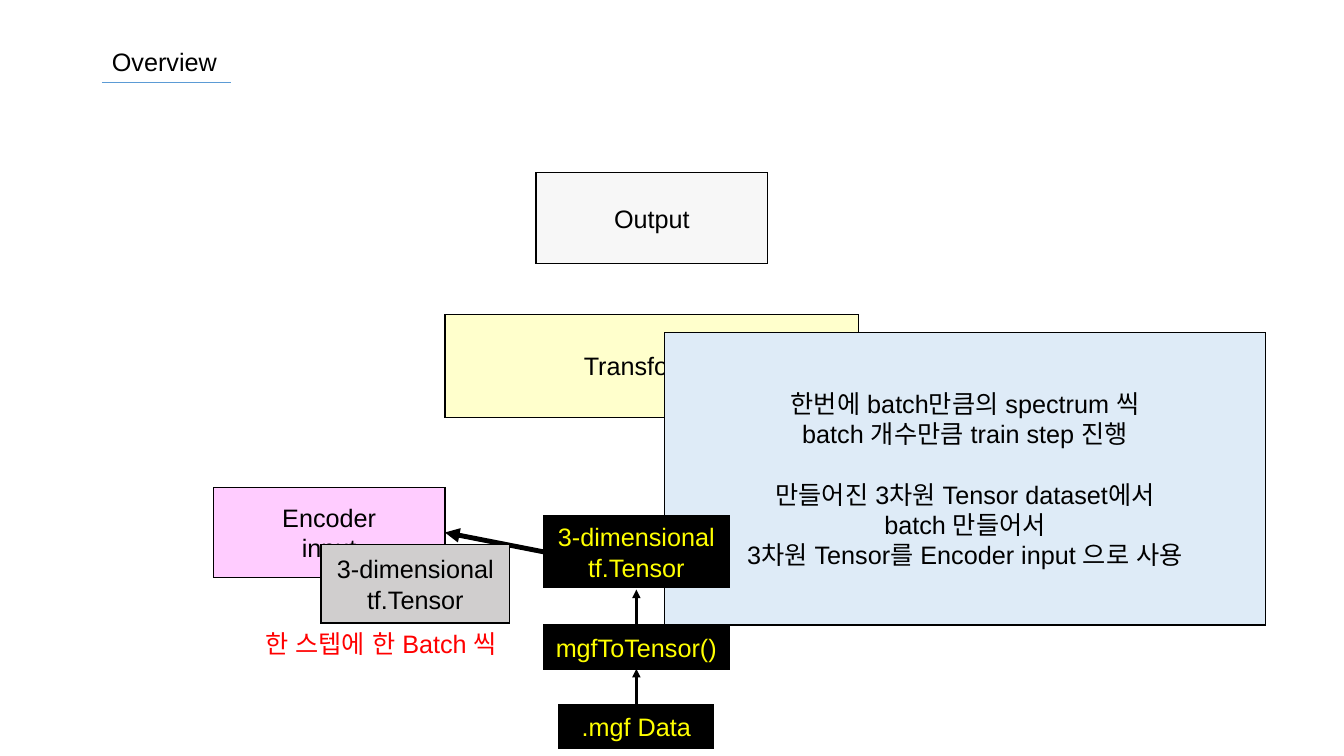
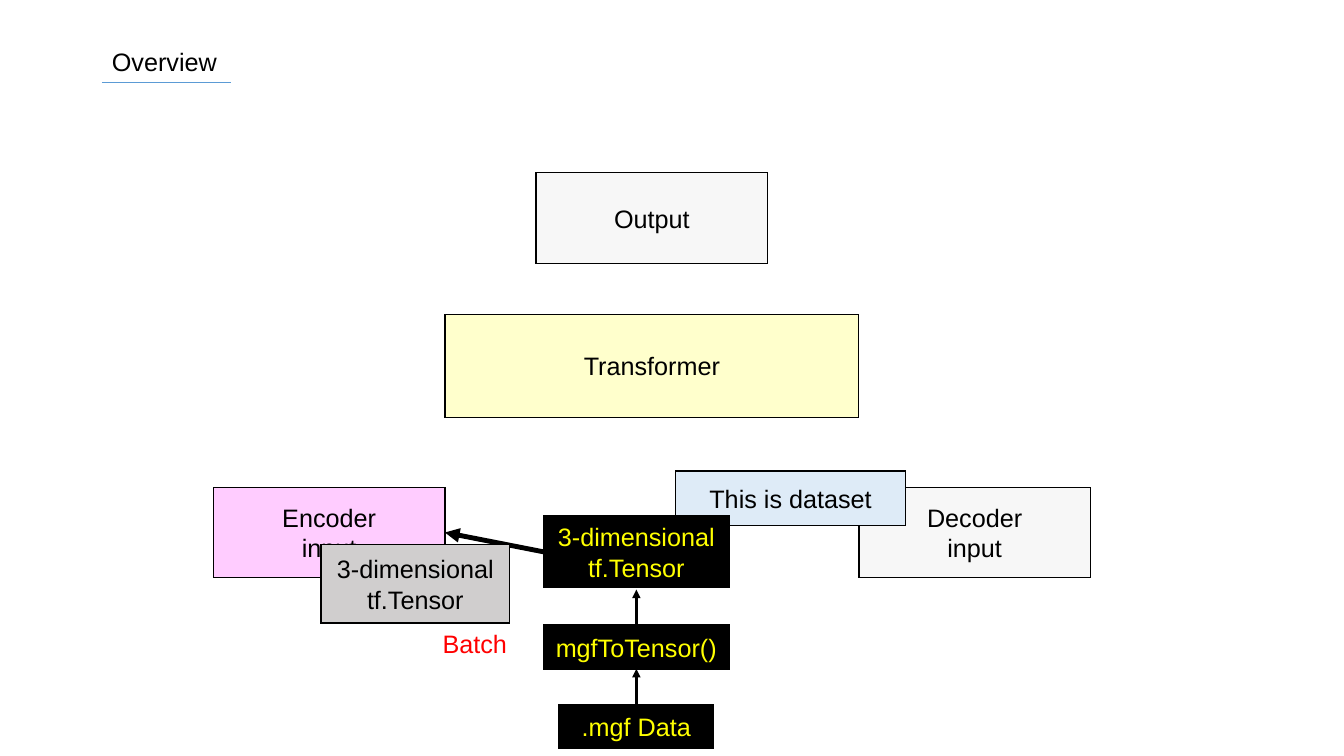
Before and after one commit to SiLviASizZ/HYU_2022, a slide deck: slide 7 of gradproj/Project/presentation/abstract_structure_on_transformer_based_ms_ms_spectrum_refining_model.pptx. Drawn at 1344x756 pixels with LibreOffice and Linux fonts; fonts in the diff are those of the drawing. Boxes give left, top, right and bottom in pixels: in the first picture for what was removed or moved away, otherwise in the second. Text is boxed around its words. In the diff, an @@ line names an element or a change of style, - is before the commit and + after.

```diff
--- a/gradproj/Project/presentation/abstract_structure_on_transformer_based_ms_ms_spectrum_refining_model.pptx
+++ b/gradproj/Project/presentation/abstract_structure_on_transformer_based_ms_ms_spectrum_refining_model.pptx
@@ rectangle removed at (664,333,1265,625) @@
-한번에 batch만큼의 spectrum 씩
-batch 개수만큼 train step 진행
-만들어진 3차원 Tensor dataset에서
-batch 만들어서
-3차원 Tensor를 Encoder input 으로 사용
@@ rectangle added at (676,471,905,525), fill #DEEBF7, outline #000000 1 pt, 18 pt, text #000000 @@
+This is dataset
@@ rectangle added at (859,487,1091,578), fill #D9D9D9 at 20% opacity, outline #000000 1 pt, 18 pt, text #000000 @@
+Decoder
+input
@@ text at (443,634,507,654): text changed @@
-한 스텝에 한 Batch 씩
+Batch
```
Also in this commit, not shown: 2 other slides changed, 2 slides added, 5 other files.
